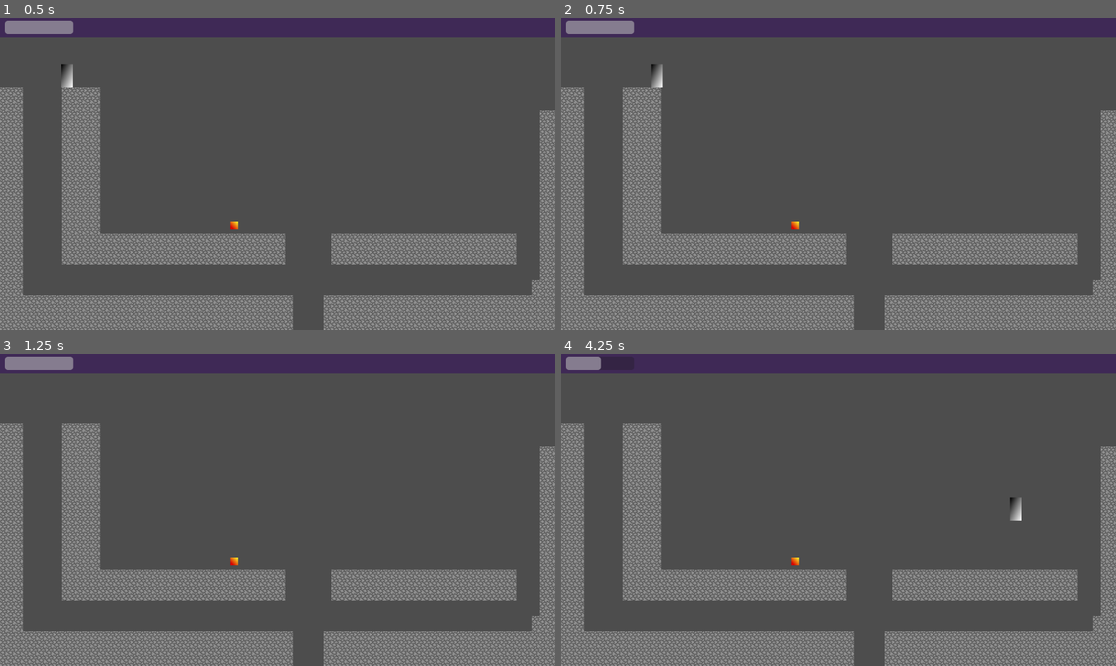
Above: before the commit, frames 1-4 (two rows, left to right).
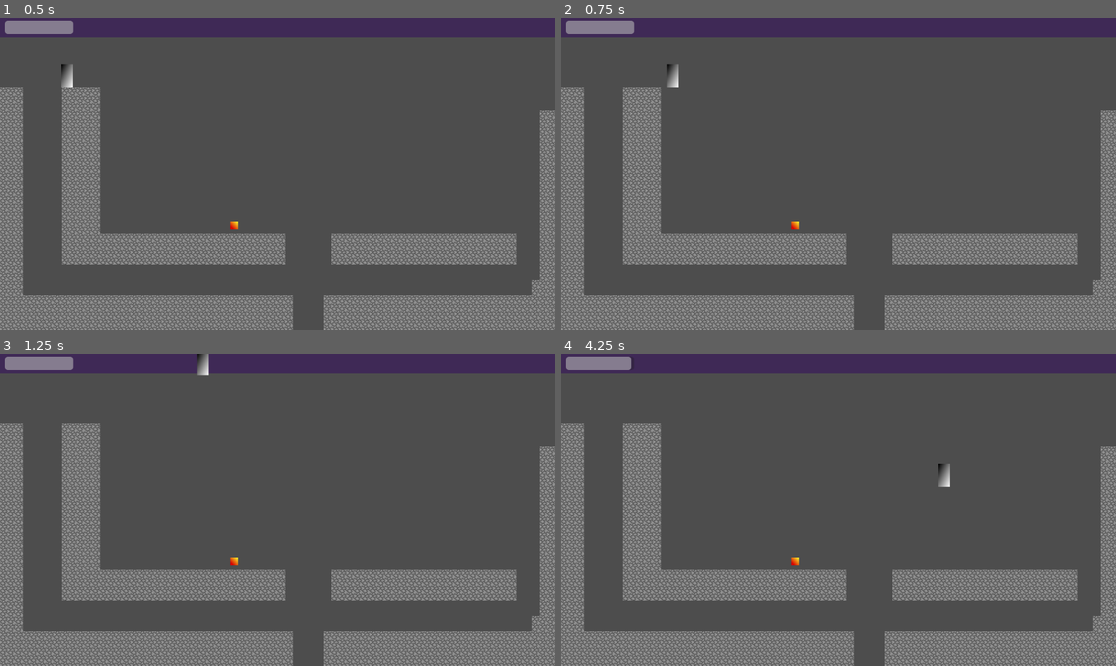
Above: after the commit, the same moments.

Repository: Burning-Cactus/Droid-Break
Game: Godot game, scene res://test_world.tscn
Two runs of this game, one before a commit and one after it. Both use one fixed random seed, a clock stepped at 60 frames per second and the inputs below.
Inputs:
- Up to frame 1 (0.5 s): no input
- Up to frame 2 (0.75 s): hold D (move_right) from 0.53 s (still down); tap Shift (slide, bound only after the commit) at 0.6 s
- Up to frame 3 (1.25 s): keep holding D (move_right); tap Space (jump) at 0.77, 0.8, 1.07 s
- Up to frame 4 (4.25 s): tap Space (jump) at 1.35, 1.52, 1.82, 2.3, 3.02, 3.32, 3.6, 3.77, 4.07 s; tap Shift (slide, bound only after the commit) at 1.55, 2.1, 2.85 s; release D (move_right) at 2.03 s; hold A (move_left) 2.03-2.78 s; hold D (move_right) from 2.78 s (still down); tap Escape (ui_cancel) at 4.15 s

Frame 1 is identical in both runs. In frame 2, 0.2% of the frame differs, in the area x 16-22%, y 14-23%; in frame 3, 0.1%; in frame 4, 0.5%, in the area x 6-83%, y 0-54%.
Error after the commit: Invalid access to property or key 'scale' on a base object of type 'null instance'. (res://player/state/sliding.gd:6)

Commit message:
Use classes instead of switch statements for the state machine

Diff:
--- a/player/player.gd
+++ b/player/player.gd
@@ -1,5 +1,4 @@
 extends CharacterBody2D
-
 
 @export var stats: Health
 const SPEED: float = 300.0
@@ -7,96 +6,72 @@
 const MAX_AIR_JUMPS: int = 1
 var air_jumps: int = MAX_AIR_JUMPS
 
-enum {GROUND, FALLING, JUMPING, SLIDING, ON_WALL, WALL_JUMPING}
-var state = GROUND
-
 # -1 is left, 1 is right
 var facing: int = 1
 
 signal health_changed(newValue: int)
 signal health_reached_zero()
 
+var states: Dictionary = {}
+var active_state: State
+
 func _ready() -> void:
 	health_changed.emit(stats.health)
 	$HurtBox.take_damage.connect(_on_take_damage)
+
+	for state in $StateMachine.get_children():
+		assert(state is State, "ERROR: Non-state node included in state machine!")
+
+		state.parent = self
+
+		states[state.name.to_lower()] = state
+
+	active_state = states.values()[0]
+
+	for node in states.values():
+		print("State: ", node)
 
 func _on_take_damage(damage: int) -> void:
 	stats.health -= damage
 	health_changed.emit(stats.health)
 
 func _process(delta: float) -> void:
-	if Input.is_action_just_pressed("ui_cancel"):
-		stats.health -= 50
-		health_changed.emit(stats.health)
 	if stats.health <= 0:
 		health_reached_zero.emit()
 		queue_free()
+	active_state.update(delta)
 
 func _physics_process(delta: float) -> void:
-	if !is_on_floor():
-		if state != ON_WALL:
-			state = FALLING
-	else:
-		state = GROUND
+	active_state.physics_update(delta)
 
-	# Get the input direction and handle the movement/deceleration.
-	var direction := Input.get_axis("move_left", "move_right")
+		# ON_WALL:
+		# 	if Input.is_action_just_pressed("jump"):
+		# 		state = JUMPING
+		# 		velocity.x = facing * SPEED
+		# 		velocity.y = JUMP_VELOCITY * 0.75
+		# 		# This should probably use a raycast or something else instead of facing checks
+		# 	if direction == facing:
+		# 		state = FALLING
+		# 	velocity += get_gravity() * delta
+		# 	velocity.y = min(velocity.y, 50)
 
-	match state:
-		GROUND:
-			air_jumps = MAX_AIR_JUMPS
-
-			# Handle jump.
-			if Input.is_action_just_pressed("jump") && can_jump():
-				velocity.y = JUMP_VELOCITY
-				state = JUMPING
-
-			if direction:
-				facing = direction
-				velocity.x = direction * SPEED
-			else:
-				velocity.x = move_toward(velocity.x, 0, SPEED)
-
-		FALLING, JUMPING:
-			velocity += get_gravity() * delta
-
-			# Handle jump.
-			if Input.is_action_just_pressed("jump") && can_jump():
-				velocity.y = JUMP_VELOCITY
-
-			# Acceleration and deceleration is slower in the air.
-			if direction != 0:
-				facing = direction
-				velocity.x = move_toward(velocity.x, direction * SPEED, 20)
-			else:
-				velocity.x = move_toward(velocity.x, 0, 20)
-
-			if velocity.y > 0 && is_on_wall():
-				set_on_wall()
-
-		ON_WALL:
-			if Input.is_action_just_pressed("jump"):
-				state = JUMPING
-				velocity.x = facing * SPEED
-				velocity.y = JUMP_VELOCITY * 0.75
-				# This should probably use a raycast or something else instead of facing checks
-			if direction == facing:
-				state = FALLING
-			velocity += get_gravity() * delta
-			velocity.y = min(velocity.y, 50)
-
-		SLIDING:
-			pass
 
 	move_and_slide()
 
+func set_state(name: String) -> void:
+	print("Old state: ", active_state.name, " New state: ", name)
+	active_state.stop()
+	active_state = states[name]
+	active_state.start()
+
 func set_on_wall() -> void:
-	state = ON_WALL
+#	state = ON_WALL
 	facing = -facing
 	print(facing)
 
 func wall_jump() -> void:
-	state = WALL_JUMPING
+#	state = WALL_JUMPING
+	pass
 
 func can_jump() -> bool:
 	if is_on_floor():
@@ -105,6 +80,3 @@
 		air_jumps -= 1
 		return true
 	return false
-
-func slide() -> void:
-	pass
--- a/player/player.tscn
+++ b/player/player.tscn
@@ -1,8 +1,12 @@
-[gd_scene load_steps=9 format=3 uid="uid://d2o4pnqbt5x7v"]
+[gd_scene load_steps=13 format=3 uid="uid://d2o4pnqbt5x7v"]
 
 [ext_resource type="Script" path="res://player/player.gd" id="1_qqsk6"]
 [ext_resource type="Script" path="res://health.gd" id="2_gh8cl"]
 [ext_resource type="Script" path="res://hurt_box.gd" id="3_i38on"]
+[ext_resource type="Script" path="res://player/state/sliding.gd" id="4_dre56"]
+[ext_resource type="Script" path="res://player/state/ground.gd" id="4_fmrco"]
+[ext_resource type="Script" path="res://player/state/jumping.gd" id="6_7tfao"]
+[ext_resource type="Script" path="res://player/state/falling.gd" id="7_xfs6i"]
 
 [sub_resource type="Resource" id="Resource_jqgt3"]
 script = ExtResource("2_gh8cl")
@@ -44,3 +48,17 @@
 position = Vector2(0, 1)
 shape = SubResource("RectangleShape2D_f8ort")
 debug_color = Color(0.5857, 0.549138, 0.0485105, 0.42)
+
+[node name="StateMachine" type="Node" parent="."]
+
+[node name="Ground" type="Node" parent="StateMachine"]
+script = ExtResource("4_fmrco")
+
+[node name="Sliding" type="Node" parent="StateMachine"]
+script = ExtResource("4_dre56")
+
+[node name="Jumping" type="Node" parent="StateMachine"]
+script = ExtResource("6_7tfao")
+
+[node name="Falling" type="Node" parent="StateMachine"]
+script = ExtResource("7_xfs6i")
--- /dev/null
+++ b/player/state/falling.gd
@@ -0,0 +1,34 @@
+extends State
+
+# Called at the start of the state's lifecycle
+func start() -> void:
+	pass
+
+func update(_delta: float) -> void:
+	if Input.is_action_just_pressed("jump") && parent.can_jump():
+		parent.set_state("jumping")
+
+
+# Called every physics frame
+func physics_update(delta: float) -> void:
+	# parent.velocity.x = move_toward(parent.velocity.x, 0, 4)
+
+	parent.velocity += parent.get_gravity() * delta
+
+	var direction := Input.get_axis("move_left", "move_right")
+
+	# Acceleration and deceleration is slower in the air.
+	if direction:
+		parent.facing = direction
+		parent.velocity.x = move_toward(parent.velocity.x, direction * parent.SPEED, 20)
+	else:
+		parent.velocity.x = move_toward(parent.velocity.x, 0, 20)
+
+	if parent.is_on_floor():
+		parent.set_state("ground")
+	#elif parent.velocity.y > 0 && parent.is_on_wall():
+	#	set_on_wall()
+
+# Called when the state is terminated. Use this to clean up.
+func stop() -> void:
+	pass
--- /dev/null
+++ b/player/state/ground.gd
@@ -0,0 +1,28 @@
+extends State
+
+# Called at the start of the state's lifecycle
+func start() -> void:
+	parent.air_jumps = parent.MAX_AIR_JUMPS
+
+# Called every frame
+func update(_delta: float) -> void:
+	# Handle jump.
+	if Input.is_action_just_pressed("jump") && parent.can_jump():
+		parent.set_state("jumping")
+	elif Input.is_action_just_pressed("slide"):
+		parent.set_state("sliding")
+	elif !parent.is_on_floor():
+		parent.set_state("falling")
+
+# Called every physics frame
+func physics_update(_delta: float) -> void:
+	var direction := Input.get_axis("move_left", "move_right")
+	if direction:
+		parent.facing = direction
+		parent.velocity.x = direction * parent.SPEED
+	else:
+		parent.velocity.x = move_toward(parent.velocity.x, 0, parent.SPEED)
+
+# Called when the state is terminated. Use this to clean up.
+func stop() -> void:
+	pass
--- /dev/null
+++ b/player/state/jumping.gd
@@ -0,0 +1,34 @@
+extends State
+
+# Called at the start of the state's lifecycle
+func start() -> void:
+	parent.velocity.y = parent.JUMP_VELOCITY
+
+func update(delta: float) -> void:
+	if Input.is_action_just_pressed("jump") && parent.can_jump():
+		parent.set_state("jumping")
+
+
+# Called every physics frame
+func physics_update(delta: float) -> void:
+	# parent.velocity.x = move_toward(parent.velocity.x, 0, 4)
+
+	parent.velocity += parent.get_gravity() * delta
+
+	var direction := Input.get_axis("move_left", "move_right")
+
+	# Acceleration and deceleration is slower in the air.
+	if direction:
+		parent.facing = direction
+		parent.velocity.x = move_toward(parent.velocity.x, direction * parent.SPEED, 20)
+	else:
+		parent.velocity.x = move_toward(parent.velocity.x, 0, 20)
+
+	if parent.is_on_floor() && parent.velocity.y > 0:
+		parent.set_state("ground")
+	#elif parent.velocity.y > 0 && parent.is_on_wall():
+	#	set_on_wall()
+
+# Called when the state is terminated. Use this to clean up.
+func stop() -> void:
+	pass
--- /dev/null
+++ b/player/state/sliding.gd
@@ -0,0 +1,20 @@
+extends State
+
+# Called at the start of the state's lifecycle
+func start() -> void:
+	parent.velocity.x = parent.facing * parent.SPEED * 2
+	$PlaceholderSprite.scale.y = 0.5
+	$PlaceholderSprite.scale.x = 2.0
+
+func update(_delta: float) -> void:
+	if Input.is_action_just_pressed("jump") && parent.can_jump():
+		parent.set_state("jumping")
+
+# Called every physics frame
+func physics_update(_delta: float) -> void:
+	parent.velocity.x = move_toward(parent.velocity.x, 0, 4)
+
+# Called when the state is terminated. Use this to clean up.
+func stop() -> void:
+	$PlaceholderSprite.scale.y = 1.0
+	$PlaceholderSprite.scale.x = 1.0
--- /dev/null
+++ b/player/state/state.gd
@@ -0,0 +1,21 @@
+class_name State
+extends Node
+
+# Base class for all states that a player can be in.
+var parent: CharacterBody2D
+
+# Called at the start of the state's lifecycle
+func start() -> void:
+	pass
+
+# Called every frame
+func update(_delta: float) -> void:
+	pass
+
+# Called every physics frame
+func physics_update(_delta: float) -> void:
+	pass
+
+# Called when the state is terminated. Use this to clean up.
+func stop() -> void:
+	pass
--- a/project.godot
+++ b/project.godot
@@ -34,6 +34,11 @@
 "events": [Object(InputEventKey,"resource_local_to_scene":false,"resource_name":"","device":-1,"window_id":0,"alt_press …(191 unchanged characters)…
 ]
 }
+slide={
+"deadzone": 0.5,
+"events": [Object(InputEventKey,"resource_local_to_scene":false,"resource_name":"","device":-1,"window_id":0,"alt_pressed":false,"shift_pressed":false,"ctrl_pressed":false,"meta_pressed":false,"pressed":false,"keycode":0,"physical_keycode":4194325,"key_label":0,"unicode":0,"location":0,"echo":false,"script":null)
+]
+}
 
 [layer_names]
 
--- /dev/null
+++ b/script_templates/State/Default.gd
@@ -0,0 +1,20 @@
+# meta-description: Prefilled methods to override in state
+# meta-default: true
+
+extends State
+
+# Called at the start of the state's lifecycle
+func start() -> void:
+	pass
+
+# Called every frame
+func update(_delta: float) -> void:
+	pass
+
+# Called every physics frame
+func physics_update(_delta: float) -> void:
+	pass
+
+# Called when the state is terminated. Use this to clean up.
+func stop() -> void:
+	pass
Not shown, changed: icon.svg.import
